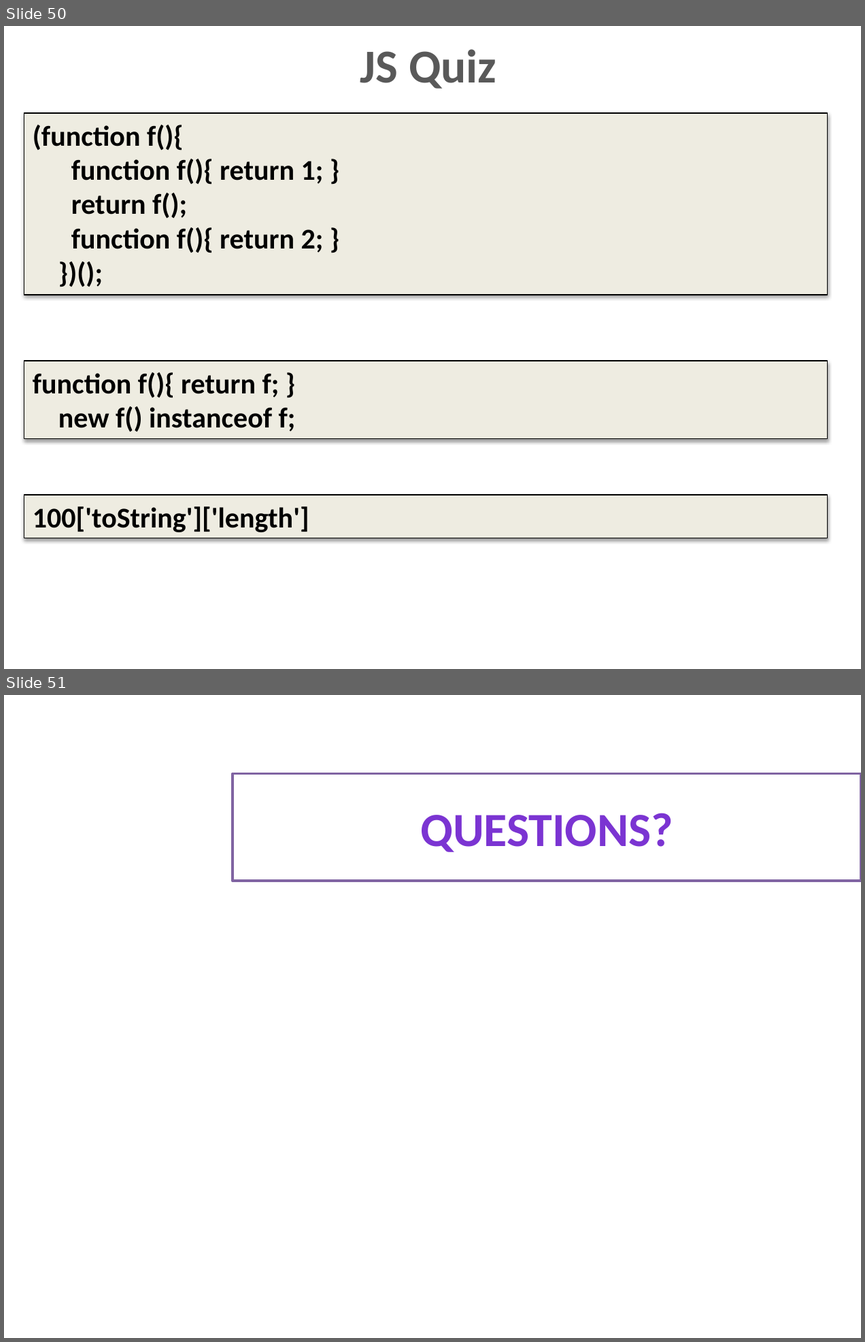
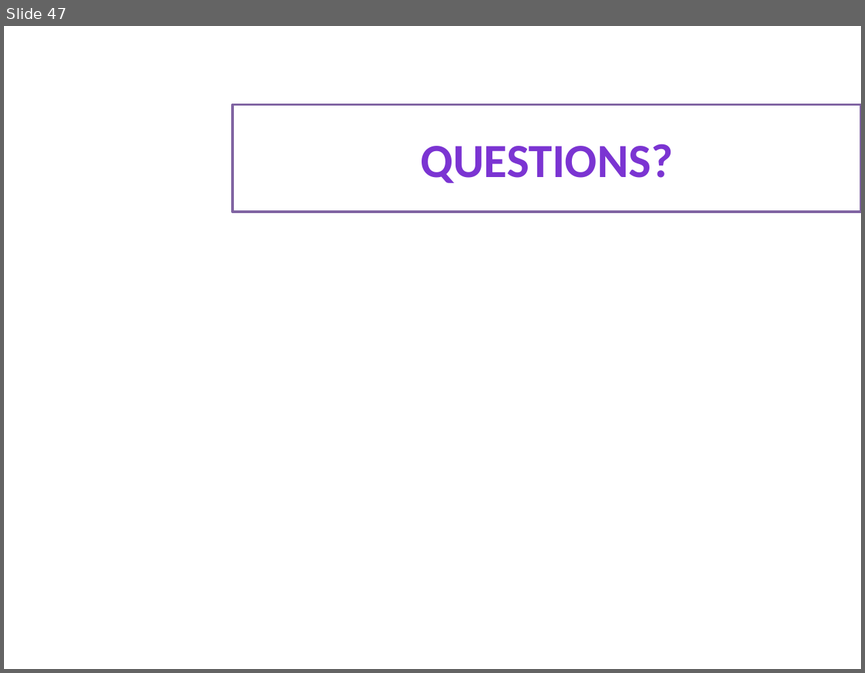
Before and after one commit to dzmitry-varabei/front-end-course, a slide deck: inheritance-in-javascript/Inheritance.pptx. Shown one above the other, each under a label of ours: slides 50 and 51 before the commit, slide 47 after it. The pictures are 865x1342 and 865x673 pixels, drawn with LibreOffice and Linux fonts; fonts in the diff are those of the drawing; background and template pictures are left out. Boxes give left, top, right and bottom in pixels: in the first picture for what was removed or moved away, otherwise in the second. Text is boxed around its words. In the diff, an @@ line names an element or a change of style, - is before the commit and + after.

```diff
--- a/inheritance-in-javascript/Inheritance.pptx
+++ b/inheritance-in-javascript/Inheritance.pptx
@@ slide 50 removed at (4,26,861,669), background #FFFFFF @@
@@ title removed at (360,49,496,89) @@
-JS Quiz
@@ rectangle removed at (24,114,827,295) @@
-(function f(){
-function f(){ return 1; }
-return f();
-function f(){ return 2; }
-})();
@@ rectangle removed at (24,361,827,439) @@
-function f(){ return f; }
-new f() instanceof f;
@@ rectangle removed at (24,495,827,537) @@
-100['toString']['length']
@@ what was slide 51 is now slide 47 @@
```
Also in this commit, not shown: 11 slides changed, 1 slide added, 5 other slides removed.
